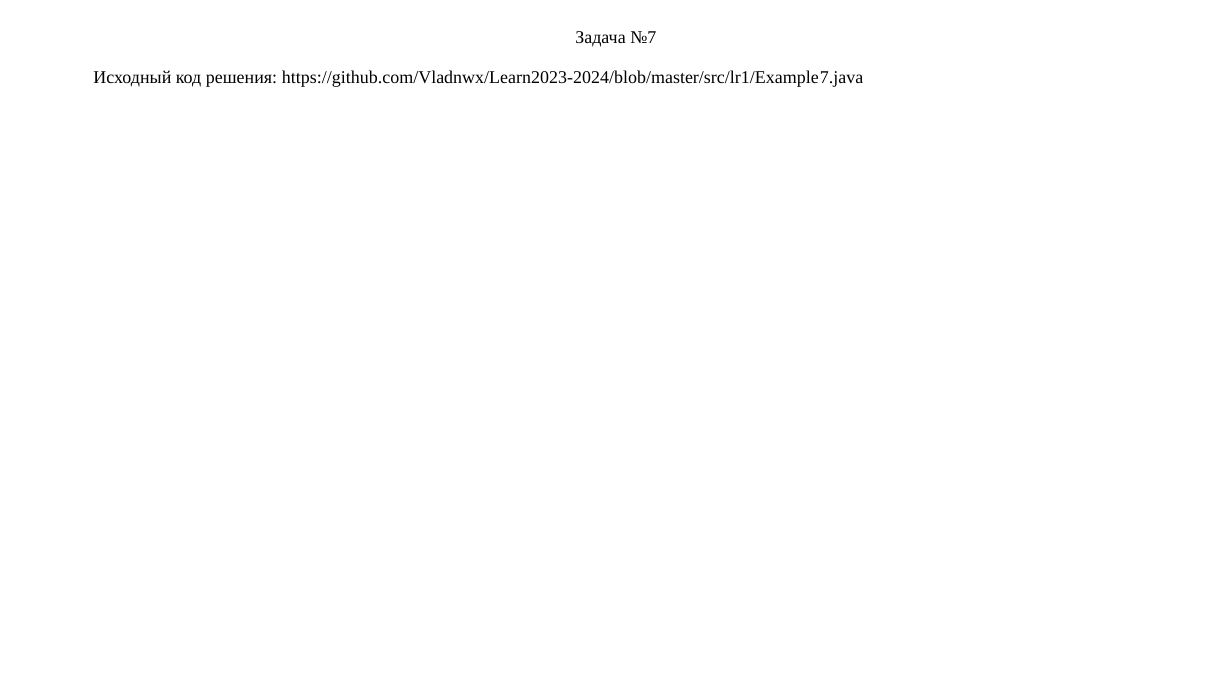
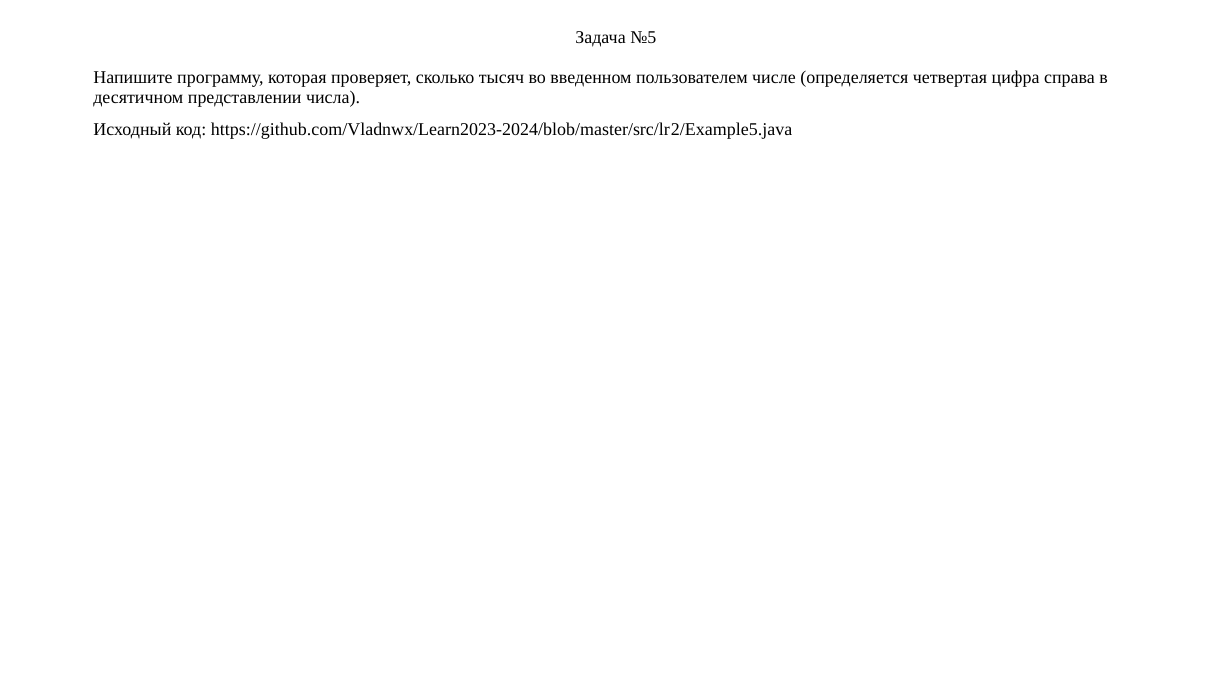
Before and after one commit to Vladnwx/Learn2023-2024, a slide deck: slide 10 of src/lr2/РИЗ-130916у Савельев В.Н. Отчет о выполнении ЛР2.pptx. Drawn at 1232x693 pixels with LibreOffice and Linux fonts; fonts in the diff are those of the drawing. Boxes give left, top, right and bottom in pixels: in the first picture for what was removed or moved away, otherwise in the second. Text is boxed around its words. In the diff, an @@ line names an element or a change of style, - is before the commit and + after.

```diff
--- a/src/lr2/РИЗ-130916у Савельев В.Н. Отчет о выполнении ЛР2.pptx
+++ b/src/lr2/РИЗ-130916у Савельев В.Н. Отчет о выполнении ЛР2.pptx
@@ title at (575, 31, 656, 47): text changed @@
-Задача №7
+Задача №5
@@ text at (93, 70, 1107, 139): text changed @@
-Исходный код решения: https://github.com/Vladnwx/Learn2023-2024/blob/master/src/lr1/Example7.java
+Напишите программу, которая проверяет, сколько тысяч во введенном пользователем числе (определяется четвертая цифра справа в десятичном представлении числа).
+Исходный код: https://github.com/Vladnwx/Learn2023-2024/blob/master/src/lr2/Example5.java
```
Also in this commit, not shown: 6 other slides changed, 5 slides added, 13 slides removed, 5 other files.
